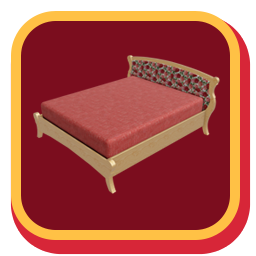
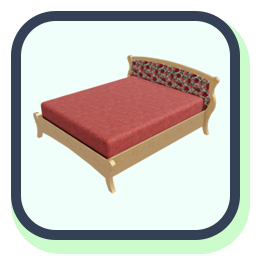
The second 256px x 256px image is a revision of the first. Changes to its layers:
painted on "Rounded Rectangle 2" over (11, 11, 240, 240)
